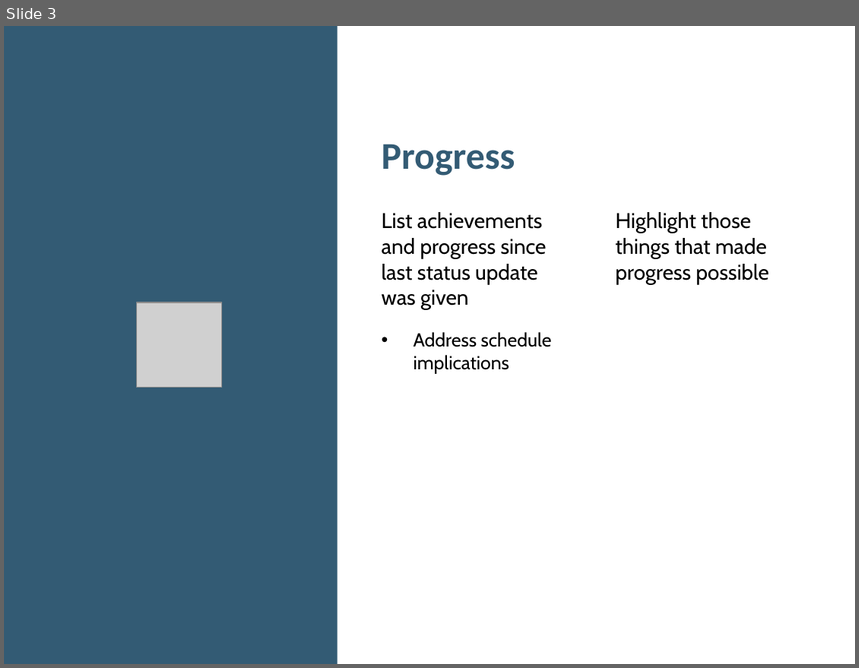
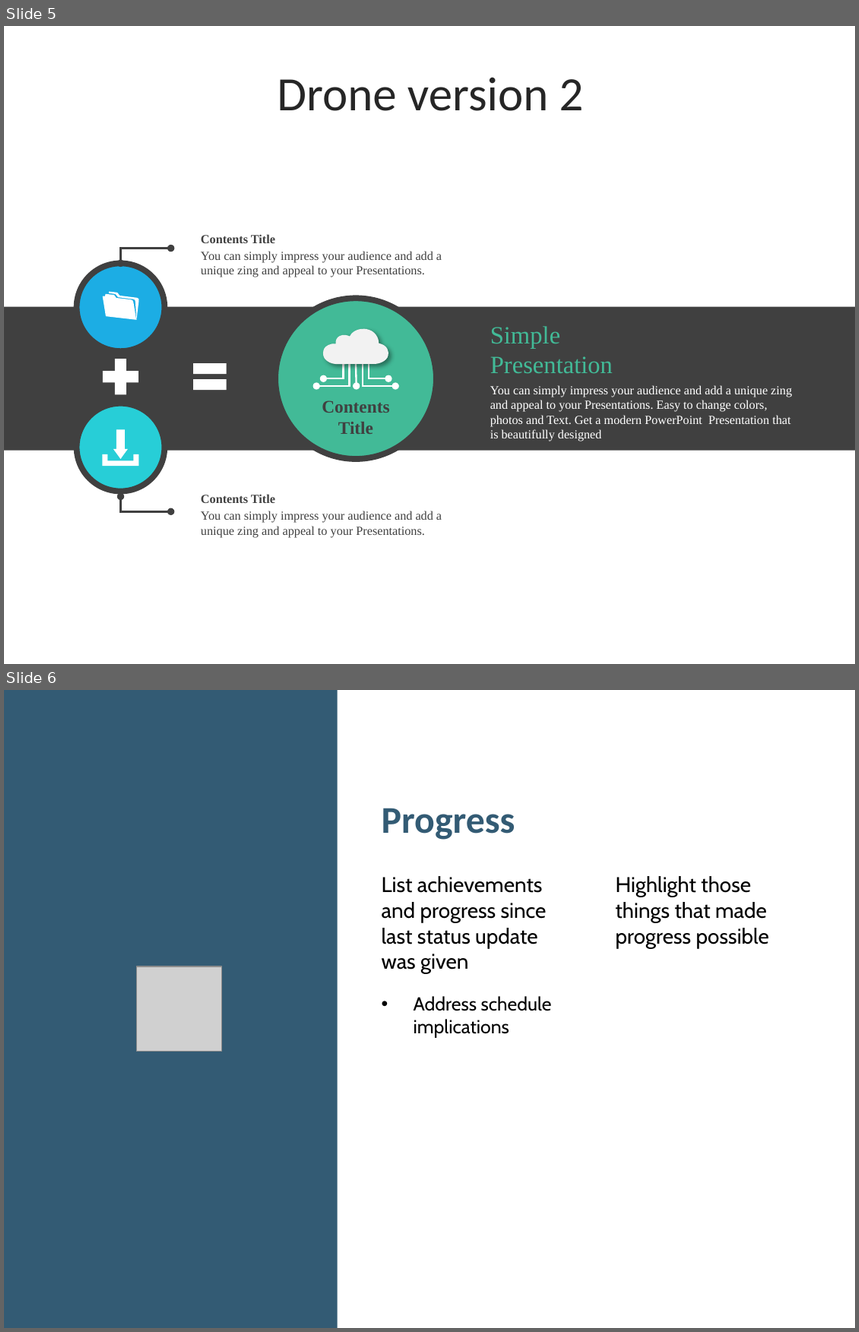
Before and after one commit to 1659012/RnD16Bit, a slide deck: Presentation/Project Status.pptx. Shown one above the other, each under a label of ours: slide 3 before the commit, slides 5 and 6 after it. The pictures are 859x668 and 859x1332 pixels, drawn with LibreOffice and Linux fonts; fonts in the diff are those of the drawing; grey boxes stand for pictures. Boxes give left, top, right and bottom in pixels: in the first picture for what was removed or moved away, otherwise in the second. Text is boxed around its words. In the diff, an @@ line names an element or a change of style, - is before the commit and + after.

```diff
--- a/Presentation/Project Status.pptx
+++ b/Presentation/Project Status.pptx
@@ slide 5 added at <box>4,26,855,664</box>, background #FFFFFF @@
@@ text added at <box>277,77,584,111</box>, 40.5 pt, text #262626 @@
+Drone version 2
@@ elbow double arrow added from (171, 248) to (120, 263), #404040 2 pt @@
@@ text added at <box>201,251,442,278</box>, 10.5 pt, text #404040 @@
+You can simply impress your audience and add a unique zing and appeal to your Presentations.
@@ text added at <box>201,234,275,243</box>, 10.5 pt, text #404040, bold @@
+Contents Title
@@ ellipse added at <box>76,263,164,351</box>, fill #1CADE4, outline #404040 5 pt @@
@@ freeform shape added at <box>103,291,139,319</box>, fill #FFFFFF @@
@@ ellipse added at <box>275,298,436,459</box>, fill #42BA97, outline #404040 5 pt @@
@@ rectangle added at <box>4,307,855,451</box>, fill #404040 @@
@@ group added at <box>316,329,395,386</box>: 4 elbow arrows, 1 arrow, 1 freeform shape @@
@@ text added at <box>490,326,613,373</box>, 21 pt, text #42BA97 @@
+Simple
+Presentation
@@ plus sign added at <box>96,353,145,401</box>, fill #FFFFFF @@
@@ math equal added at <box>187,354,232,400</box>, fill #FFFFFF @@
@@ text added at <box>490,385,792,442</box>, 10.5 pt, text #FFFFFF @@
+You can simply impress your audience and add a unique zing and appeal to your Presentations. Easy to change colors, photos and Text. Get a modern PowerPoint Presentation that is beautifully designed
@@ ellipse added at <box>76,404,164,492</box>, fill #27CED7, outline #404040 5 pt @@
@@ text added at <box>322,401,389,434</box>, 15 pt, text #404040, bold @@
+Contents
+Title
@@ freeform shape added at <box>103,430,139,466</box>, fill #FFFFFF @@
@@ elbow double arrow added from (171, 512) to (120, 496), #404040 2 pt @@
@@ text added at <box>201,494,275,503</box>, 10.5 pt, text #404040, bold @@
+Contents Title
@@ text added at <box>201,511,442,538</box>, 10.5 pt, text #404040 @@
+You can simply impress your audience and add a unique zing and appeal to your Presentations.
@@ what was slide 3 is now slide 6 @@
```
Also in this commit, not shown: 1 slide changed, 3 other slides added, 2 slides removed, 11 other files.
